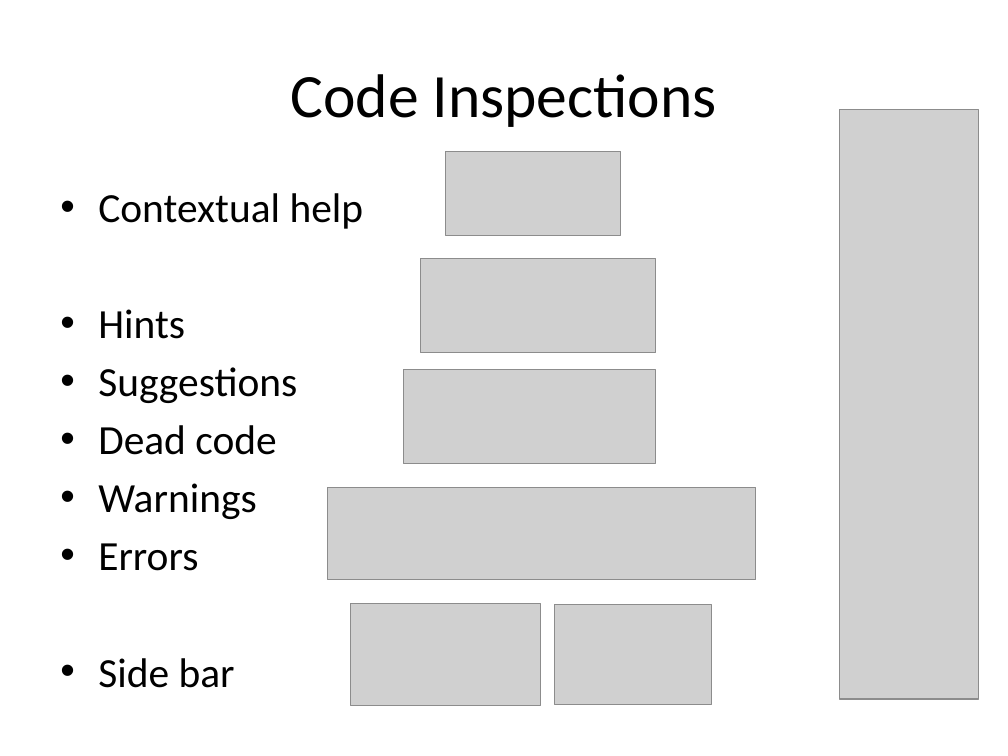
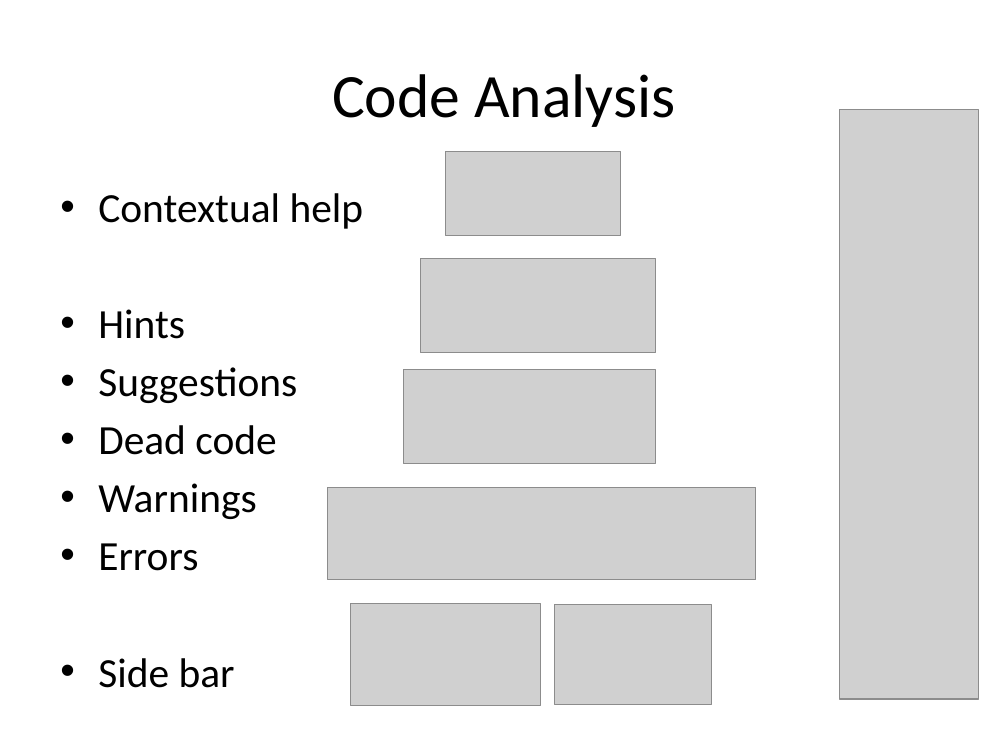
Before and after one commit to rasmuskl/ReSharperCourse, a slide deck: slide 8 of Presentations/2 - Exercises - ReSharper Course.pptx. Drawn at 1008x756 pixels with LibreOffice and Linux fonts; fonts in the diff are those of the drawing; grey boxes stand for pictures. Boxes give left, top, right and bottom in pixels: in the first picture for what was removed or moved away, otherwise in the second. Text is boxed around its words. In the diff, an @@ line names an element or a change of style, - is before the commit and + after.

```diff
--- a/Presentations/2 - Exercises - ReSharper Course.pptx
+++ b/Presentations/2 - Exercises - ReSharper Course.pptx
@@ title at (x1=332, y1=74, x2=675, y2=127): text changed @@
-Code Inspections
+Code Analysis
```
Also in this commit, not shown: 6 other slides changed, 8 slides added, 5 other files.
